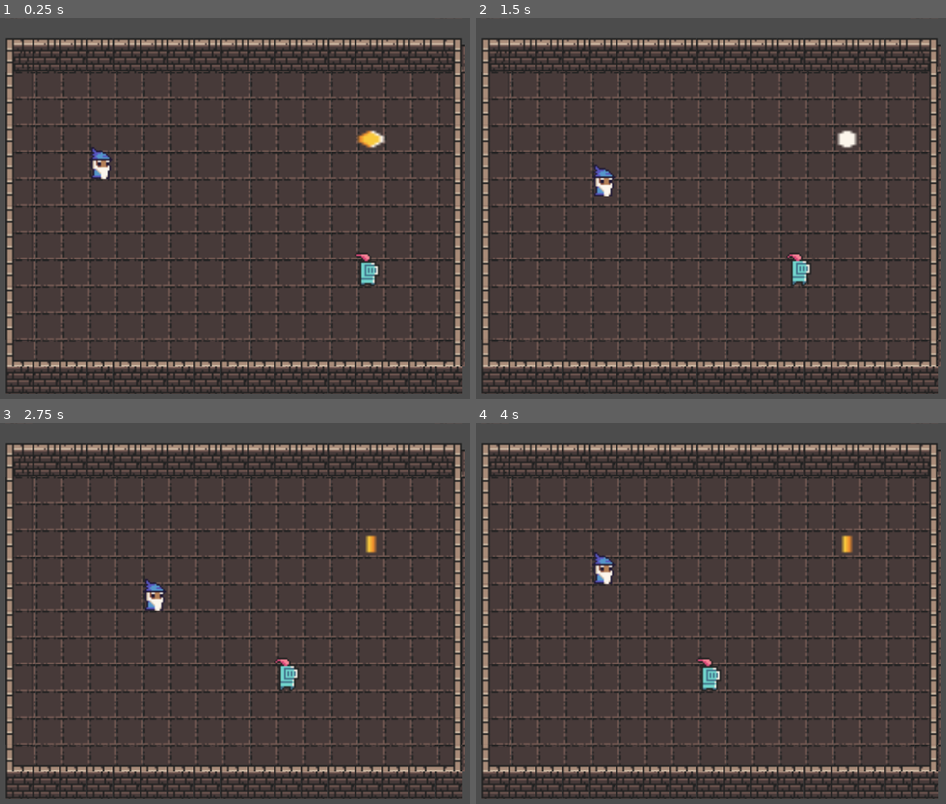
Above: before the commit, frames 1-4 (two rows, left to right).
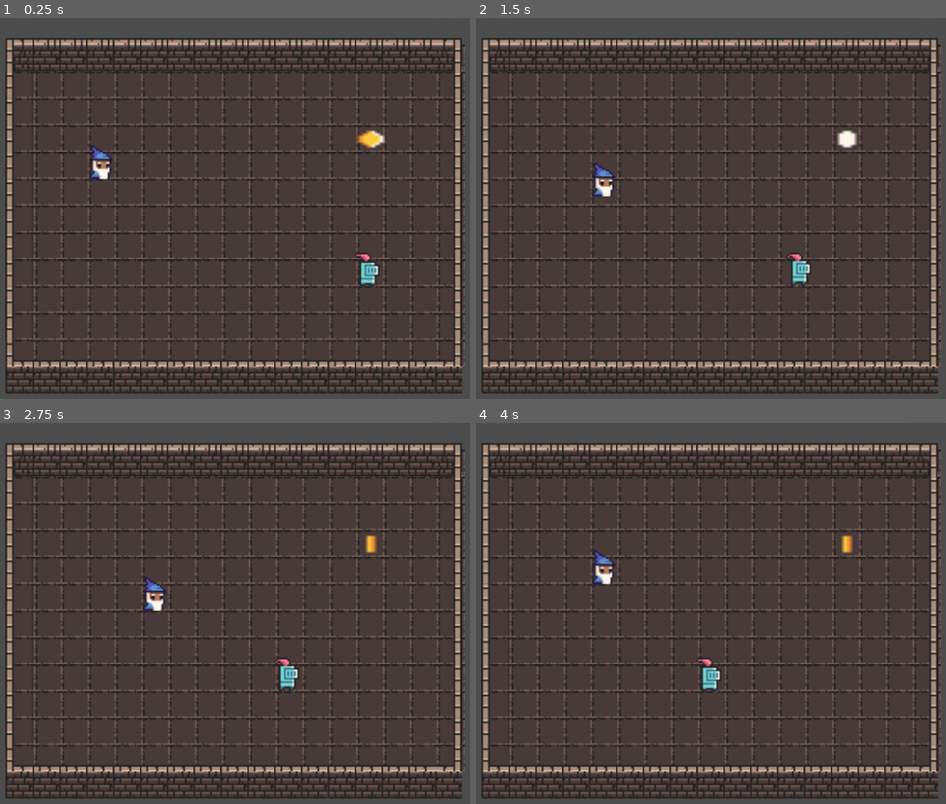
Above: after the commit, the same moments.

Repository: greenpicat/TGDJuice22
Game: Godot game, scene res://BaseScene.tscn
Same seed, same stepped clock (60 frames per second), same inputs: the game is played once before the commit and once after it.
Inputs:
- Up to frame 1 (0.25 s): no input
- Up to frame 2 (1.5 s): hold D (right) 0.53-1.28 s; tap Enter at 1.25 s; hold S (down) from 1.28 s (still down)
- Up to frame 3 (2.75 s): release S (down) at 2.03 s; hold D (right) from 2.03 s (still down)
- Up to frame 4 (4 s): release D (right) at 2.78 s; hold W (up) 2.78-3.53 s; hold A (left) from 3.53 s (still down)

The runs differ from the first frame. In frame 1, 0.1% of the frame differs, in the area x 19-24%, y 33-43%; in frame 2, 0.1%; in frame 3, 0.1%; in frame 4, 0.1%.

Commit message:
Added death animation

Diff:
--- a/BaseScene.tscn
+++ b/BaseScene.tscn
@@ -421,12 +421,32 @@
 atlas = ExtResource( 3 )
 region = Rect2( 144, 160, 16, 32 )
 
+[sub_resource type="AtlasTexture" id=27]
+flags = 4
+atlas = ExtResource( 3 )
+region = Rect2( 368, 64, 16, 32 )
+
+[sub_resource type="AtlasTexture" id=28]
+flags = 4
+atlas = ExtResource( 3 )
+region = Rect2( 384, 64, 16, 32 )
+
+[sub_resource type="AtlasTexture" id=29]
+flags = 4
+atlas = ExtResource( 3 )
+region = Rect2( 400, 64, 16, 32 )
+
 [sub_resource type="SpriteFrames" id=22]
 animations = [ {
 "frames": [ SubResource( 20 ), SubResource( 21 ) ],
 "loop": true,
 "name": "default",
 "speed": 3.0
+}, {
+"frames": [ SubResource( 27 ), SubResource( 28 ), SubResource( 29 ) ],
+"loop": true,
+"name": "death",
+"speed": 5.0
 } ]
 
 [sub_resource type="RectangleShape2D" id=23]
@@ -486,6 +506,7 @@
 [node name="AnimatedSprite" type="AnimatedSprite" parent="Player"]
 position = Vector2( 0, -8 )
 frames = SubResource( 22 )
+frame = 1
 playing = true
 
 [node name="Knight" type="Area2D" parent="."]
@@ -511,5 +532,6 @@
 stream = ExtResource( 4 )
 
 [connection signal="movement" from="Player" to="Knight" method="_on_Player_movement"]
+[connection signal="animation_finished" from="Player/AnimatedSprite" to="Player" method="_on_animation_finished"]
 [connection signal="area_entered" from="Knight" to="Player" method="_on_Knight_area_entered"]
 [connection signal="area_entered" from="Coin" to="Player" method="_on_Coin_area_entered"]
--- a/Player.gd
+++ b/Player.gd
@@ -51,9 +51,14 @@
 
 func _on_Knight_area_entered(area):
 	print("Hit!")
-	var knight: Area2D = get_parent().get_node("Knight")
 	var sfx: AudioStreamPlayer = get_parent().get_node("HitSfx")
 	sfx.stream.loop = false
 	sfx.play()
-	knight.queue_free()
-	queue_free()
+	$AnimatedSprite.play("death")
+
+
+func _on_animation_finished():
+	if $AnimatedSprite.animation == "death":
+		var knight: Area2D = get_parent().get_node("Knight")
+		queue_free()
+		knight.queue_free()
Not shown: 1 places in BaseScene.tscn that only renumber resources
